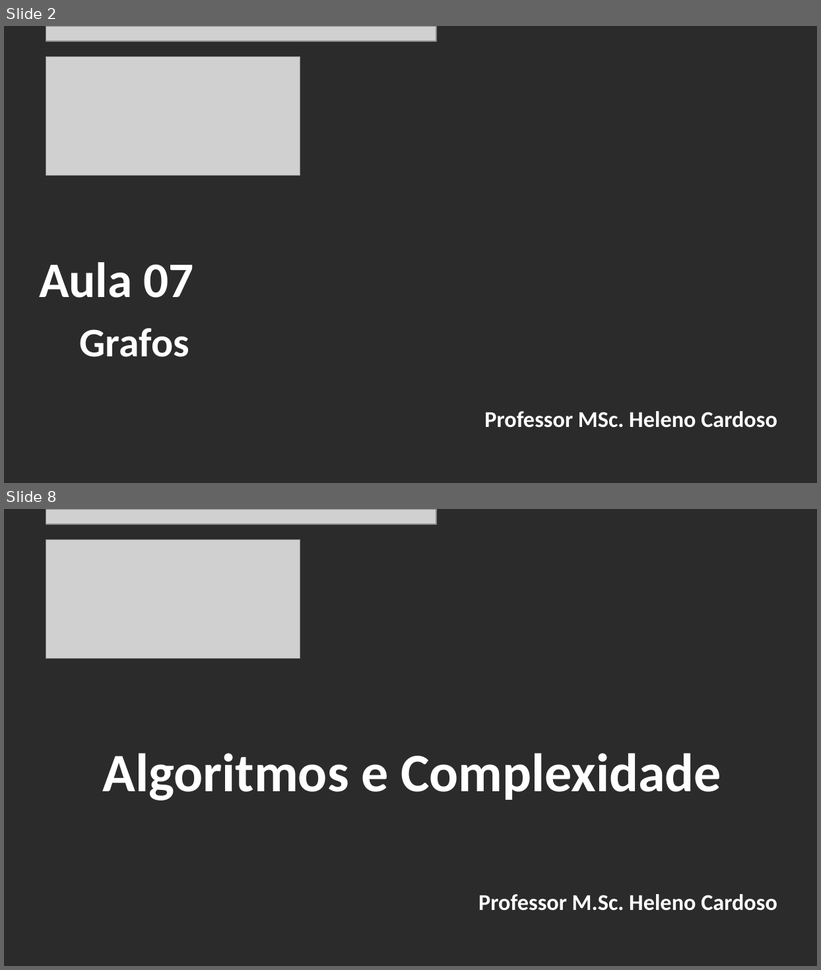
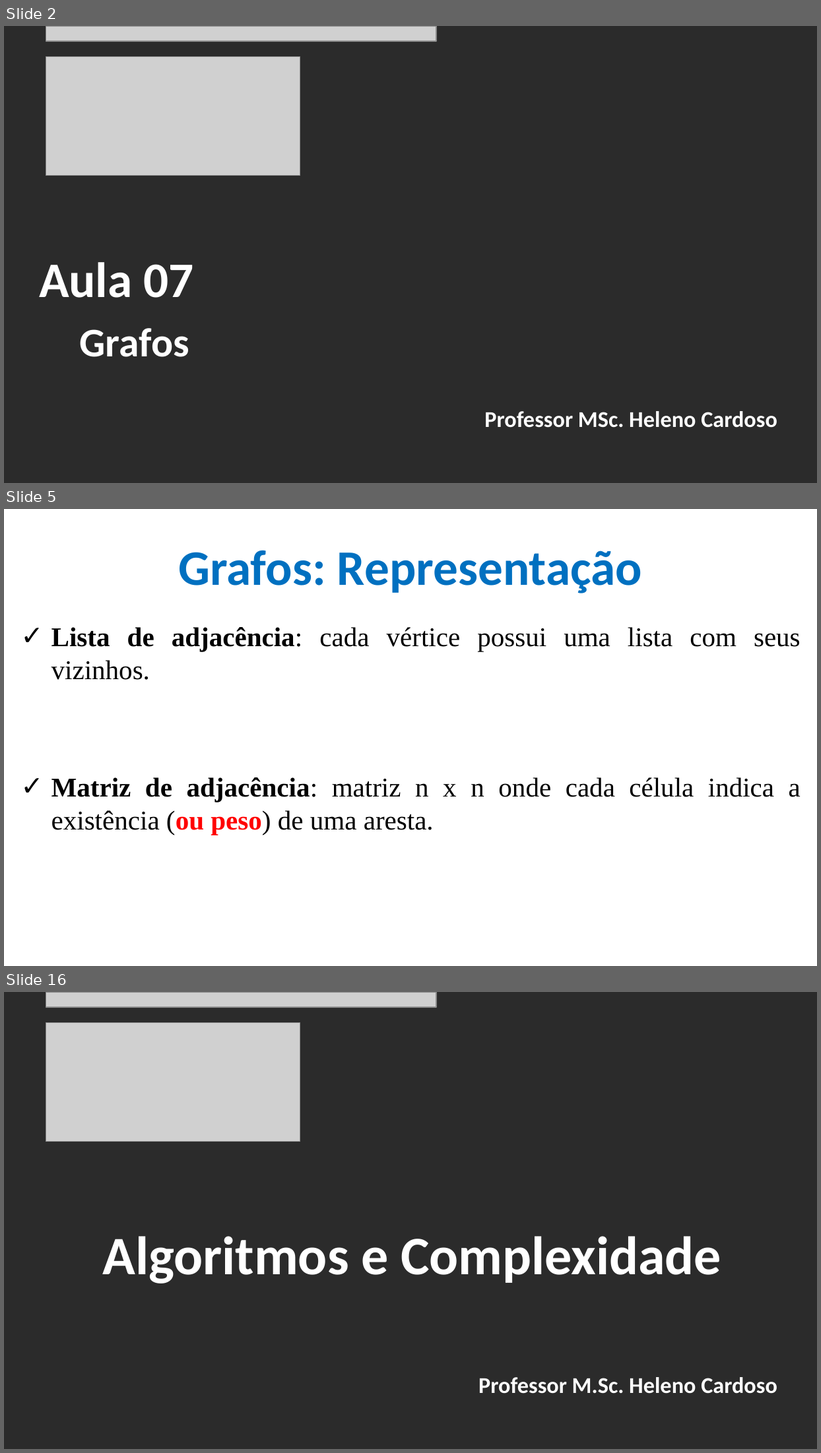
Before and after one commit to CloudEducationBrazil/WydenAlgoritmosEComplexidade, a slide deck: 01 Classes/Aula 07 - Algoritmos e Complexidade - Grafos.pptx. Shown one above the other, each under a label of ours: slides 2 and 8 before the commit, slides 2, 5 and 16 after it; the slides between them are not shown. The pictures are 821x970 and 821x1453 pixels, drawn with LibreOffice and Linux fonts; fonts in the diff are those of the drawing; grey boxes stand for pictures; background and template pictures are left out; a plain dark background stands for a picture behind light text. Boxes give left, top, right and bottom in pixels: in the first picture for what was removed or moved away, otherwise in the second. Text is boxed around its words. In the diff, an @@ line names an element or a change of style, - is before the commit and + after.

Commit message:
Grafos Alg e Complexidade 19Set2025 ...

```diff
--- a/01 Classes/Aula 07 - Algoritmos e Complexidade - Grafos.pptx
+++ b/01 Classes/Aula 07 - Algoritmos e Complexidade - Grafos.pptx
@@ slide 5 added at <box>4,509,817,966</box>, background picture (left out) @@
@@ title added at <box>178,550,642,593</box>, 44 pt, text #0070C0, bold @@
+Grafos: Representação
@@ text added at <box>52,627,801,835</box>, 24 pt, text #000000 @@
+✓ Lista de adjacência: cada vértice possui uma lista com seus vizinhos.
+✓ Matriz de adjacência: matriz n x n onde cada célula indica a existência (ou peso) de uma aresta.
@@ what was slide 8 is now slide 16 @@
```
Also in this commit, not shown: 5 slides changed, 7 other slides added, 1 other file.
